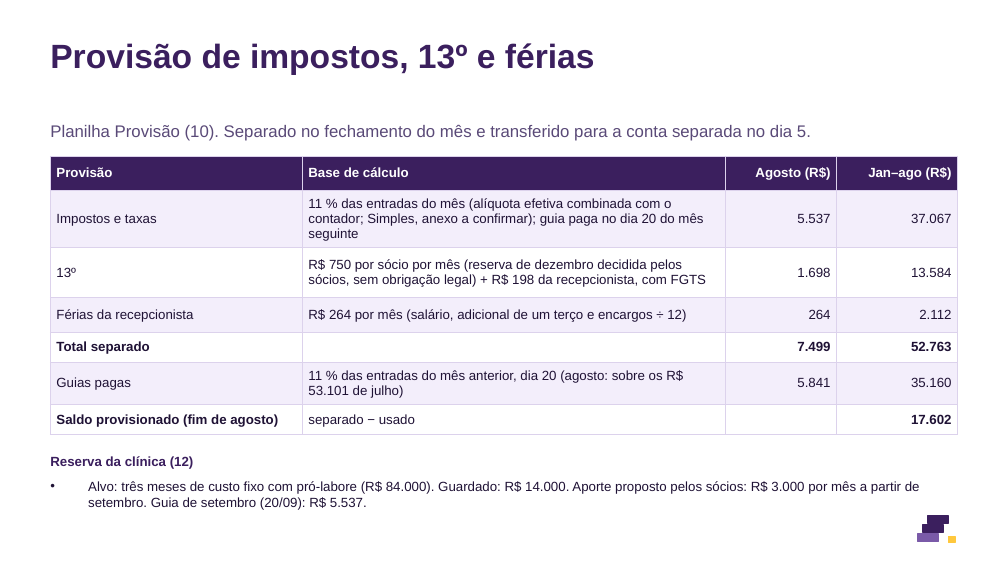
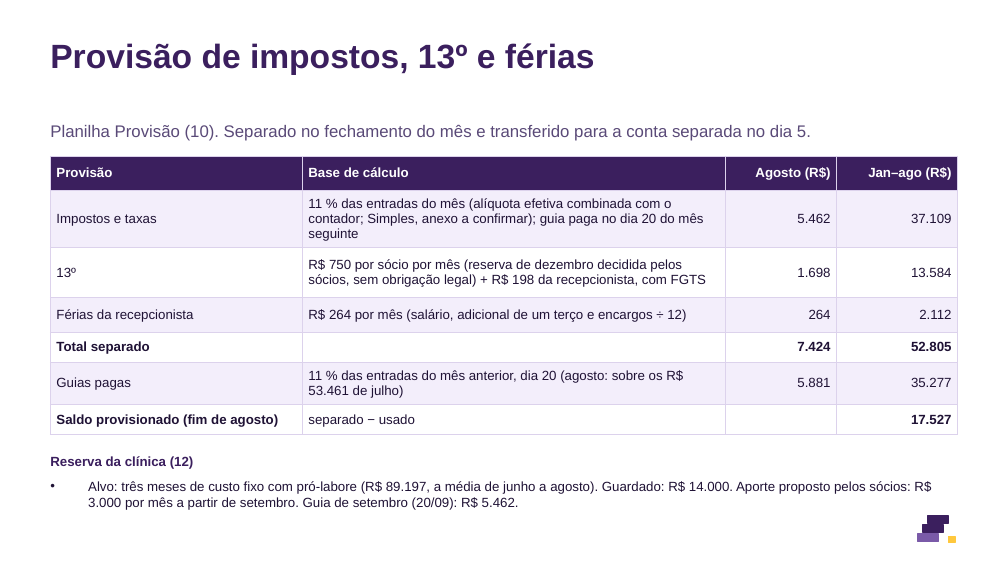
Before and after one commit to eduardomtzz/claude-code, a slide deck: slide 5 of projetos/gestao-ia-planilhas/produto/kit-medicos/entrega/29-modelo-convenios-para-o-contador-8-slides.pptx. Drawn at 1008x567 pixels with LibreOffice and Linux fonts; fonts in the diff are those of the drawing. Boxes give left, top, right and bottom in pixels: in the first picture for what was removed or moved away, otherwise in the second. Text is boxed around its words. In the diff, an @@ line names an element or a change of style, - is before the commit and + after.

```diff
--- a/projetos/gestao-ia-planilhas/produto/kit-medicos/entrega/29-modelo-convenios-para-o-contador-8-slides.pptx
+++ b/projetos/gestao-ia-planilhas/produto/kit-medicos/entrega/29-modelo-convenios-para-o-contador-8-slides.pptx
@@ table at (x1=50, y1=156, x2=958, y2=431) @@
-row 2, column 3: 5.537
+row 2, column 3: 5.462
-row 2, column 4: 37.067
+row 2, column 4: 37.109
-row 5, column 3: 7.499
+row 5, column 3: 7.424
-row 5, column 4: 52.763
+row 5, column 4: 52.805
-row 6: Guias pagas | 11 % das entradas do mês anterior, dia 20 (agosto: sobre os R$ 53.101 de julho) | 5.841 | 35.160
+row 6: Guias pagas | 11 % das entradas do mês anterior, dia 20 (agosto: sobre os R$ 53.461 de julho) | 5.881 | 35.277
-row 7, column 4: 17.602
+row 7, column 4: 17.527
@@ text at (x1=88, y1=481, x2=931, y2=510): text changed @@
-• Alvo: três meses de custo fixo com pró-labore (R$ 84.000). Guardado: R$ 14.000. Aporte proposto pelos sócios: R$ 3.000 por mês a partir de setembro. Guia de setembro (20/09): R$ 5.537.
+• Alvo: três meses de custo fixo com pró-labore (R$ 89.197, a média de junho a agosto). Guardado: R$ 14.000. Aporte proposto pelos sócios: R$ 3.000 por mês a partir de setembro. Guia de setembro (20/09): R$ 5.462.
```
Also in this commit, not shown: 5 other slides changed, 37 other files.
